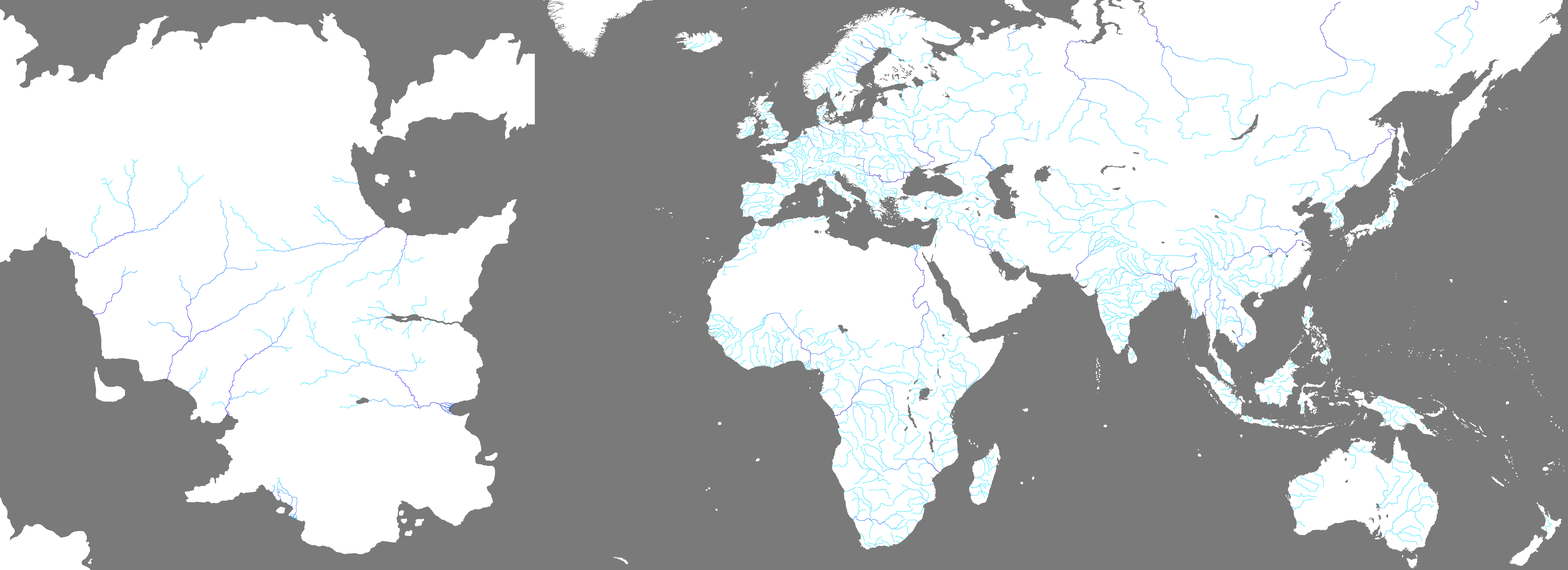
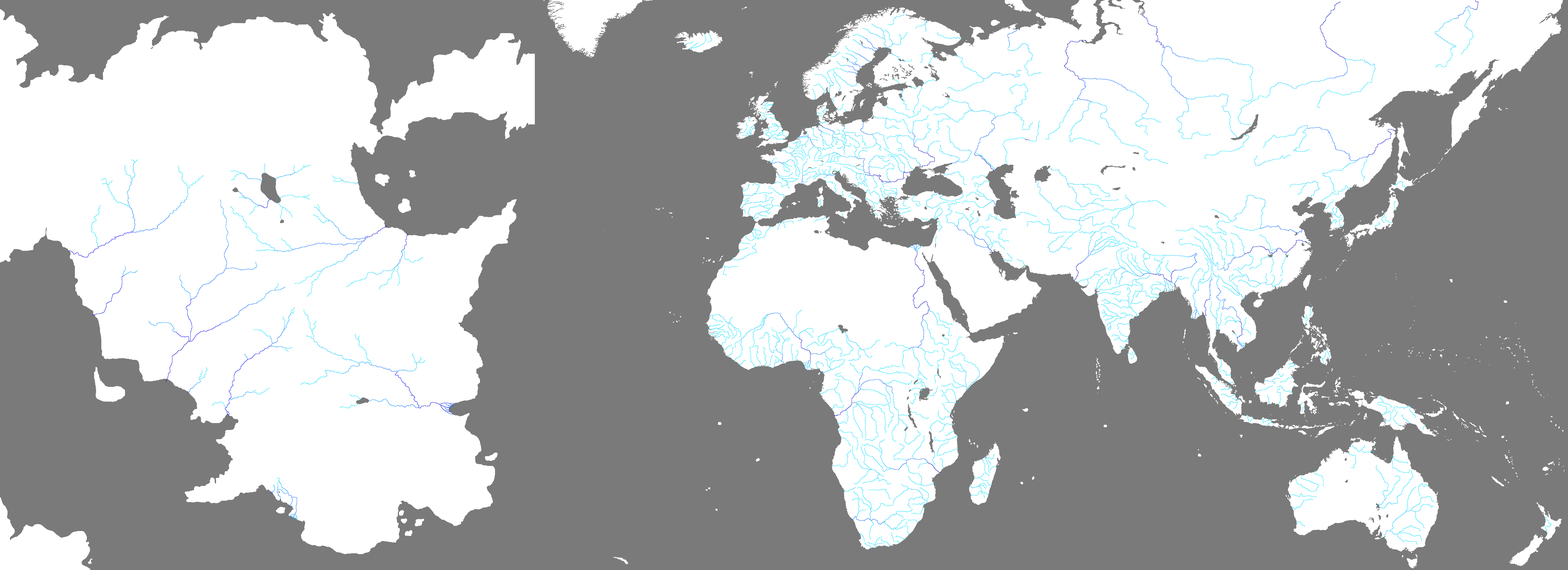
Before/after of a 1568×570 layered artwork. What changed in the layer stack:
added layer "gultamal" above "Pasted Layer #1" over (230, 163, 311, 224)
hid "iela", painted on it over (260, 172, 461, 339)
hid "rivers.bmp copy" over (230, 163, 461, 339)
